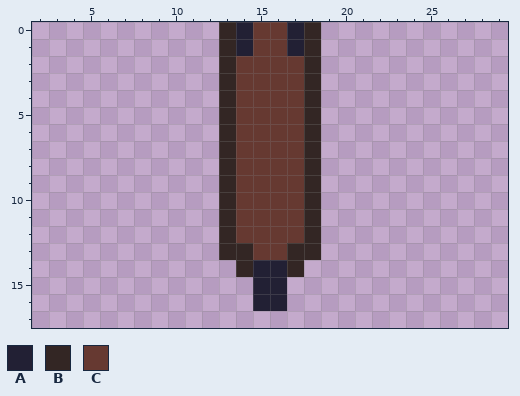
Two versions of one pixel-art sprite, assets/connector.png. This is how it looked before the edit.
The file is 320x320 pixels, drawn in blocks of 10x10; one block is one cell here. Shown: x 2..29, y 0..17.
Palette (. is transparent): A #222034  B #332624  C #663931
Pixels before, first column x 13:
 0 BACCAB
 1 BACCAB
 2 BCCCCB
 3 BCCCCB
 4 BCCCCB
 5 BCCCCB
 6 BCCCCB
 7 BCCCCB
 8 BCCCCB
 9 BCCCCB
10 BCCCCB
11 BCCCCB
12 BCCCCB
13 BBCCBB
14 .BAAB.
15 ..AA..
16 ..AA..
New version:
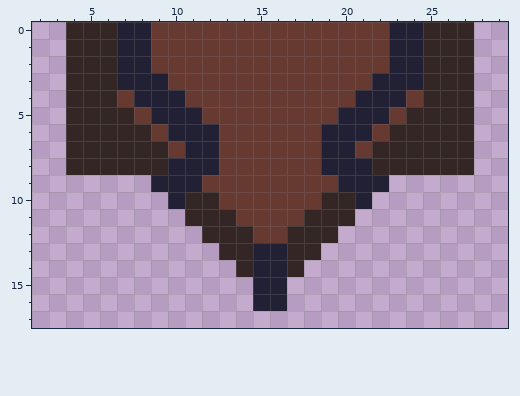
Difference:
Colour A is added in rows 0 to 2 at x 7 to 8 and 23 to 24; in row 3 at x 7 to 9 and 22 to 24; in row 4 at x 8 to 10 and 21 to 23; in row 5 at x 9 to 11 and 20 to 22; in row 6 at x 10 to 12 and 19 to 21; in row 7 at x 11 to 12 and 19 to 20.
Colour A is added in row 8 at x 10 to 12 and 19 to 21; in row 9 at x 9 to 11 and 20 to 22; in row 10 at x 10 and 21.
Colour A replaces colour C in row 13 at x 15 to 16.
Colour B is added in rows 0 to 4 at x 4 to 6 and 25 to 27; in row 5 at x 4 to 7 and 24 to 27; in row 6 at x 4 to 8 and 23 to 27; in rows 7 to 8 at x 4 to 9 and 22 to 27; in rows 10 to 11 at x 11 to 12 and 19 to 20; in row 12 at x 12 and 19.
Colour B replaces colour C in row 12 at x 14 and 17.
Colour C is added in rows 0 to 2 at x 9 to 12 and 19 to 22; in row 3 at x 10 to 12 and 19 to 21; in row 4 at x 7, 11 to 12, 19 to 20 and 24; in row 5 at x 8, 12, 19 and 23; in row 6 at x 9 and 22; in row 7 at x 10 and 21.
Colour C is added in row 9 at x 12 and 19.
Colour C replaces colour A in rows 0 to 1 at x 14 and 17.
Colour C replaces colour B in rows 0 to 10 at x 13 and 18.
